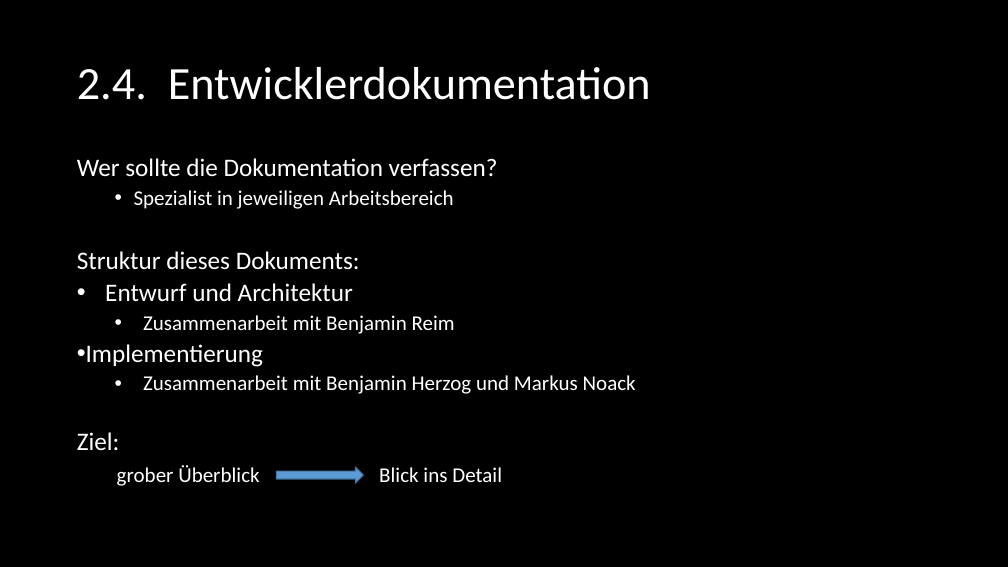
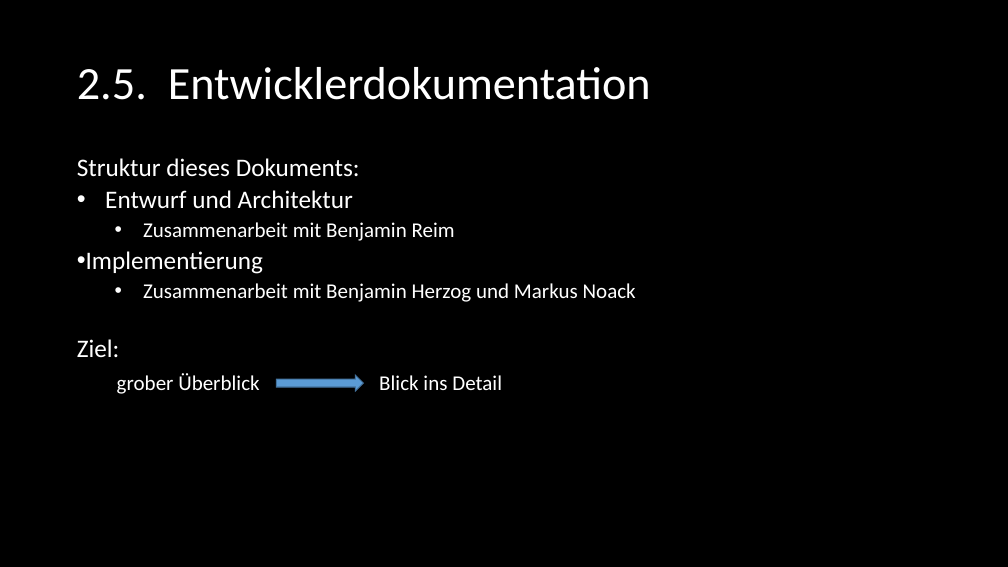
Before and after one commit to SE-Beleggruppe/Beleg_Planung, a slide deck: slide 16 of Präsentation/Felix - Dokumentation/SE_Dokumentation.pptx (slide 17 before the commit). Drawn at 1008x567 pixels with LibreOffice and Linux fonts; fonts in the diff are those of the drawing. Boxes give left, top, right and bottom in pixels: in the first picture for what was removed or moved away, otherwise in the second. Text is boxed around its words. In the diff, an @@ line names an element or a change of style, - is before the commit and + after.

Commit message:
Präsentation Dokumentation

```diff
--- a/Präsentation/Felix - Dokumentation/SE_Dokumentation.pptx
+++ b/Präsentation/Felix - Dokumentation/SE_Dokumentation.pptx
@@ title at bbox=[77, 67, 651, 100]: text changed @@
-2.4. Entwicklerdokumentation
+2.5. Entwicklerdokumentation
@@ text at bbox=[77, 158, 498, 209]: paragraphs removed @@
-Wer sollte die Dokumentation verfassen?
-  • Spezialist in jeweiligen Arbeitsbereich
@@ right arrow: place and size @@
-right arrow at bbox=[277, 467, 364, 483]
+right arrow at bbox=[277, 375, 364, 391]
```
Also in this commit, not shown: 16 other slides changed, 2 slides added, 4 slides removed, 3 other files.
